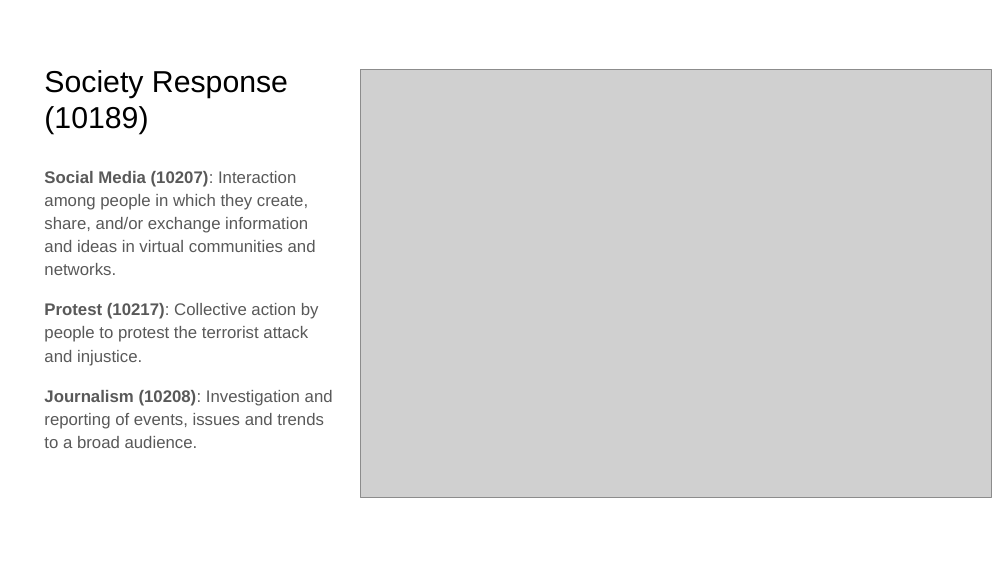
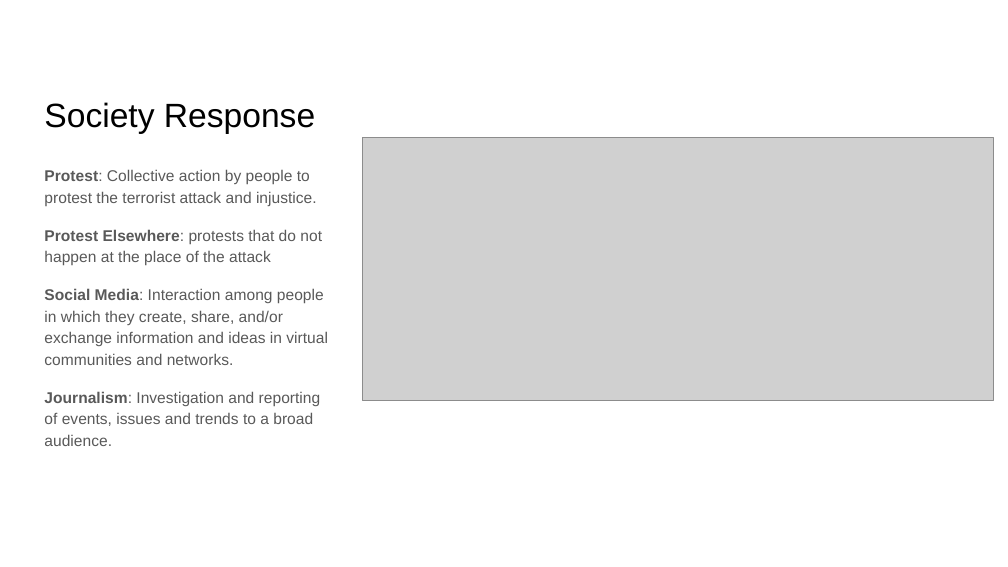
Before and after one commit to RESIN-KAIROS/schemalib, a slide deck: slide 7 of hrf/terrorist_attack.pptx. Drawn at 1008x567 pixels with LibreOffice and Linux fonts; fonts in the diff are those of the drawing; grey boxes stand for pictures. Boxes give left, top, right and bottom in pixels: in the first picture for what was removed or moved away, otherwise in the second. Text is boxed around its words. In the diff, an @@ line names an element or a change of style, - is before the commit and + after.

Commit message:
update terrorist attack hrf

```diff
--- a/hrf/terrorist_attack.pptx
+++ b/hrf/terrorist_attack.pptx
@@ title at (44,102,315,134): text changed; size 21.6 to 24 pt @@
-Society Response (10189)
+Society Response
@@ picture: place and size @@
-picture at (361,70,991,498)
+picture at (362,138,993,401)
@@ text at (44,169,328,446): text changed; size 12 to 11.1 pt @@
-Social Media (10207): Interaction among people in which they create, share, and/or exchange information and ideas in virtual communities and networks.
-Protest (10217): Collective action by people to protest the terrorist attack and injustice.
-Journalism (10208): Investigation and reporting of events, issues and trends to a broad audience.
+Protest: Collective action by people to protest the terrorist attack and injustice.
+Protest Elsewhere: protests that do not happen at the place of the attack
+Social Media: Interaction among people in which they create, share, and/or exchange information and ideas in virtual communities and networks.
+Journalism: Investigation and reporting of events, issues and trends to a broad audience.
```
Also in this commit, not shown: 6 other slides changed.
